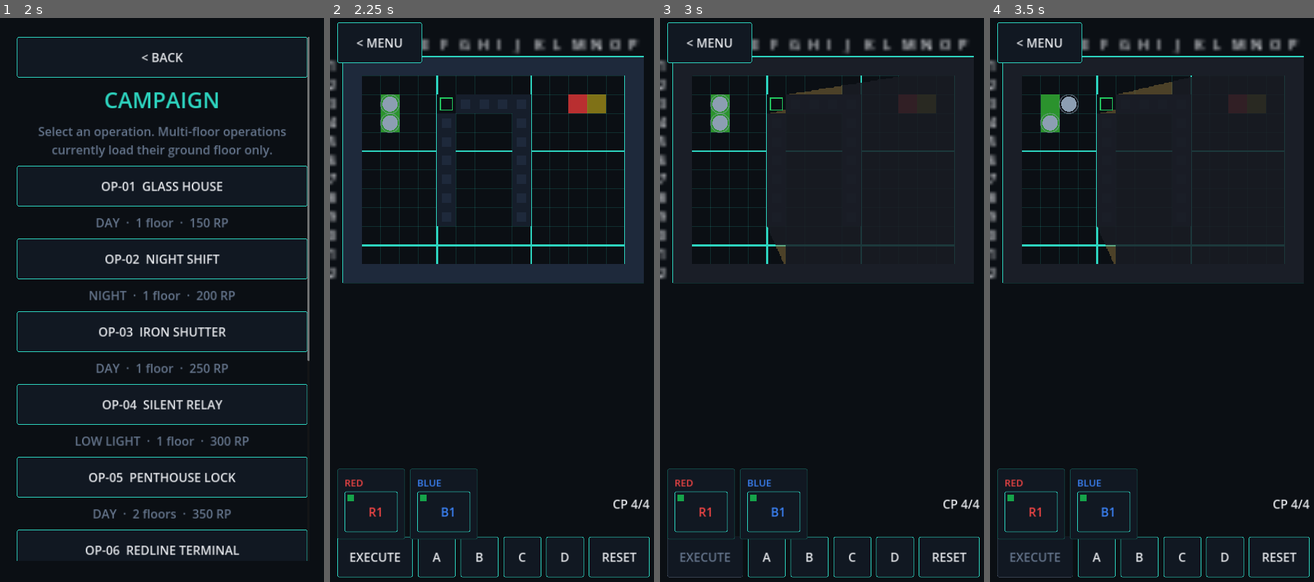
Above: before the commit, frames 1-4 (left to right).
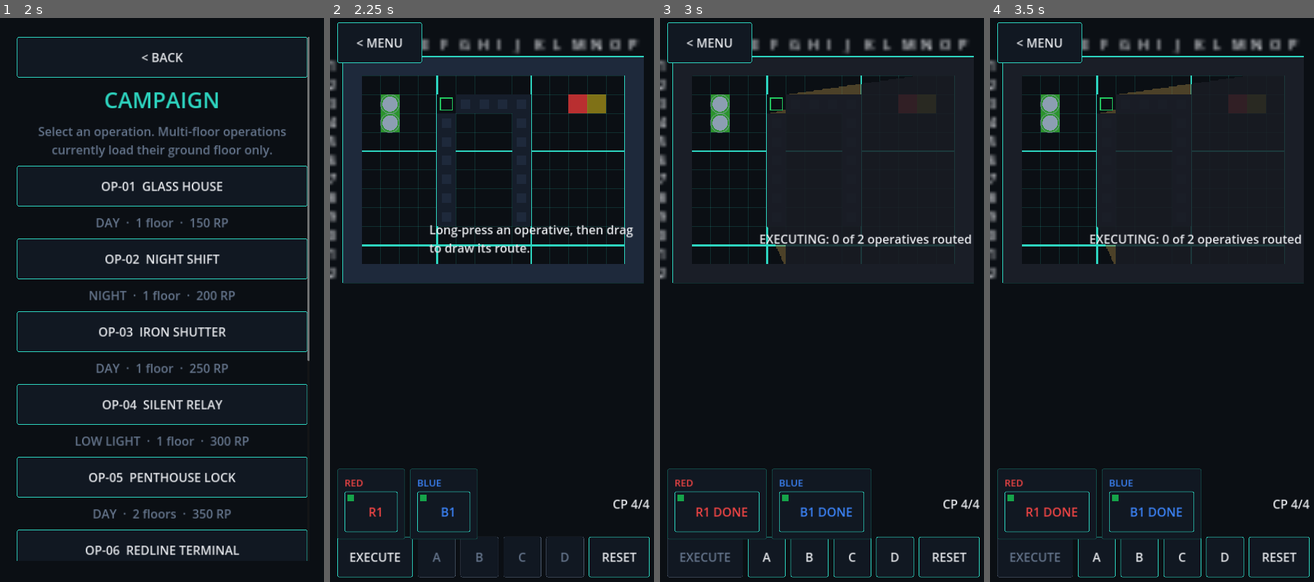
Above: after the commit, the same moments.

Repository: GhostMan612/TacPlanShooter
Game: Godot game, scene res://scenes/splash.tscn
Same seed, same stepped clock (60 frames per second), same inputs: the game is played once before the commit and once after it.
Inputs (mouse positions are in pixels of both pictures, inside the frame that each line leads up to):
- Up to frame 1 (2 s): tap Enter at 0.5 s; move the mouse to (236, 260) at 0.52 s; click (236, 260) at 0.67 s; click "CAMPAIGN" at 1.25 s
- Up to frame 2 (2.25 s): click "OP-01 GLASS HOUSE" at 2 s
- Up to frame 3 (3 s): click "EXECUTE" at 2.75 s
- Up to frame 4 (3.5 s): no input

Frame 1 is identical in both runs. In frame 2, 1.2% of the frame differs, in the area x 27-94%, y 36-100%; in frame 3, 1.8%; in frame 4, 2.1%, in the area x 11-97%, y 10-93%.

Commit message:
Step 4: drawn routes drive the sim; go-codes via the tick stream
Routes -> commands:
- New RoutePlanner turns committed waypoints into one MOVE_TO_CELL per
  orthogonally adjacent cell. Diagonal steps get an explicit corner cell
  (horizontal first, vertical if the horizontal is a wall, blocked if
  both are), longer gaps are bridged with A*, and the route is cut at
  the first non-door wall (reported as "ROUTE BLOCKED AT E04").
- PlanningRoot connects route_committed, stores per-operative plans,
  rebuilds the world from them, and draws the executable cell path in
  the squad colour. Operatives without a route hold position; the
  hard-coded demo plans are removed. Reset keeps routes.

Determinism / CQS:
- Go-Code buttons no longer call world.issue_go_code() from the UI
  handler. Presses are queued and drained in _physics_process into
  SimWorld.schedule_go_code(), which records {t: tick+1, code} in
  go_code_stream; step() issues entries at their tick. The stream is
  snapshotted, restored, cleared by setup() and pending entries hash.
- Consecutive MOVE_TO_CELL commands keep the movement remainder
  (move_carry) instead of dropping it at each cell, so per-cell routes
  run at full stance speed.

Phase rules: routing is locked and go-codes unlocked during execution;
the reverse while planning. A status line shows hints and route
results. AAR check ignores an empty roster.

Tests: determinism harness adds route_plan_adherence (executed cells ==
planned cells), route_plan_blocked, route_plan_corner_rule,
move_carry_continuity (per-cell == single move arrival tick) and
go_code_stream_replay (stream copy and snapshot restore hash equal);
scene_smoke drives route commit -> execute -> go-code -> reset through
the real PlanningRoot handlers.

Parse/test status: pending CI.

Co-Authored-By: Claude Opus 5.5 <noreply@anthropic.com>
Claude-Session: https://claude.ai/code/session_01LThroEepD3kexJZT783NWy

Diff:
--- a/scripts/planning/planning_controller.gd
+++ b/scripts/planning/planning_controller.gd
@@ -22,6 +22,8 @@
 var board := PlanBoard.new()
 var line_container: Node2D = null
 var mode := Mode.OBSERVATION
+var routing_enabled := true
+var op_colors := {}
 
 var _touches := {}
 var _press_time := {}
@@ -132,6 +134,8 @@
 
 
 func _try_begin_routing(idx: int, vp_pos: Vector2) -> void:
+	if not routing_enabled:
+		return
 	var world := _to_world(vp_pos)
 	var zoom_x: float = camera.zoom.x if camera != null else 1.0
 	var best: OperativeToken = null
@@ -191,10 +195,20 @@
 		_preview = _make_line(3.0, PREVIEW_COLOR)
 
 
+func show_route(op_id: int, pts: PackedVector2Array) -> void:
+	_line_for(op_id).points = pts
+
+
+func route_line(op_id: int) -> Line2D:
+	return _route_lines.get(op_id, null)
+
+
 func _line_for(op_id: int) -> Line2D:
 	if _route_lines.has(op_id):
 		return _route_lines[op_id]
-	var line := _make_line(2.0, COMMITTED_COLOR)
+	var color: Color = op_colors.get(op_id, COMMITTED_COLOR)
+	color.a = 0.85
+	var line := _make_line(2.0, color)
 	_route_lines[op_id] = line
 	return line
 
--- a/scripts/planning/planning_root.gd
+++ b/scripts/planning/planning_root.gd
@@ -21,8 +21,14 @@
 const OPERATIVE_COUNT := 2
 const GREYBOX_SOURCE := "greybox_default"
 
+const ROUTE_HINT := "Long-press an operative, then drag to draw its route."
+
 var squads := SquadConfig.new()
 var spawn_cells: Array[Vector2i] = []
+var plans := {}
+var route_cells := {}
+var _pending_go_codes: Array[StringName] = []
+var _status_label: Label = null
 var map_source := ""
 var _hud: HBoxContainer = null
 var _menu_button: Button = null
@@ -75,6 +81,9 @@
 	for child in get_children():
 		if child is OperativeToken:
 			controller.tokens.append(child as OperativeToken)
+	for i in range(spawn_cells.size()):
+		controller.op_colors[i] = PlanBoard.squad_color(SquadConfig.SQUADS[i % SquadConfig.SQUADS.size()])
+	controller.route_committed.connect(_on_route_committed)
 	add_child(controller)
 	get_viewport().size_changed.connect(_on_viewport_resized)
 	world = SimWorld.new()
@@ -112,6 +121,9 @@
 
 func _physics_process(_delta: float) -> void:
 	if world != null and SimClock.phase == SimClock.Phase.EXECUTION:
+		for code in _pending_go_codes:
+			world.schedule_go_code(code)
+		_pending_go_codes.clear()
 		world.step()
 		_sync_tokens()
 		_update_fog()
@@ -210,12 +222,20 @@
 	_reset_button.size_flags_stretch_ratio = 1.6
 	for b in [_execute_button, _alpha_button, _bravo_button, _charlie_button, _delta_button, _reset_button]:
 		_hud.add_child(b)
+	_status_label = Label.new()
+	_status_label.name = "Status"
+	_status_label.autowrap_mode = TextServer.AUTOWRAP_WORD_SMART
+	_status_label.vertical_alignment = VERTICAL_ALIGNMENT_CENTER
+	_status_label.mouse_filter = Control.MOUSE_FILTER_IGNORE
+	_status_label.text = ROUTE_HINT
+	_hud_canvas.add_child(_status_label)
+	_set_phase_controls(false)
 	squad_hud = SquadHud.new()
 	squad_hud.squads = squads
 	_hud_canvas.add_child(squad_hud)
 	squad_hud.apply_palette(_tm.palette())
 	squad_hud.refresh(world)
-	for c in [_menu_button, _hud, squad_hud]:
+	for c in [_menu_button, _hud, squad_hud, _status_label]:
 		(c as Control).theme = _tm.applied_theme
 	_place_hud()
 
@@ -231,6 +251,9 @@
 	if _menu_button != null:
 		_menu_button.position = Vector2(margin, 72.0)
 		_menu_button.size = Vector2(280.0, bar_h)
+	if _status_label != null:
+		_status_label.position = Vector2(margin * 2.0 + 280.0, 72.0)
+		_status_label.size = Vector2(vp.x - margin * 3.0 - 280.0, bar_h)
 	if squad_hud != null:
 		squad_hud.place(Rect2(Vector2(margin, vp.y - bar_h - margin * 2.0 - SquadHud.HEIGHT_PX), Vector2(vp.x - margin * 2.0, SquadHud.HEIGHT_PX)))
 
@@ -255,49 +278,96 @@
 func _on_execute_pressed() -> void:
 	if world == null or SimClock.phase != SimClock.Phase.PLANNING:
 		return
+	_pending_go_codes.clear()
 	SimClock.start_execution()
-	_execute_button.disabled = true
+	_set_phase_controls(true)
+	var routed := 0
+	for k in plans.keys():
+		if not (plans[k] as Array).is_empty():
+			routed += 1
+	_set_status("EXECUTING: %d of %d operatives routed" % [routed, spawn_cells.size()])
+
+
+func _queue_go_code(code: StringName) -> void:
+	if world == null or SimClock.phase != SimClock.Phase.EXECUTION:
+		return
+	if not _pending_go_codes.has(code):
+		_pending_go_codes.append(code)
+	_set_status("GO-CODE " + String(code).to_upper() + " sent")
 
 
 func _on_alpha_pressed() -> void:
-	if world != null:
-		world.issue_go_code(&"alpha")
-		print("[TacPlan] go_code issued: alpha")
+	_queue_go_code(&"alpha")
 
 
 func _on_bravo_pressed() -> void:
-	if world != null:
-		world.issue_go_code(&"bravo")
-		print("[TacPlan] go_code issued: bravo")
+	_queue_go_code(&"bravo")
 
 
 func _on_charlie_pressed() -> void:
-	if world != null:
-		world.issue_go_code(&"charlie")
-		print("[TacPlan] go_code issued: charlie")
+	_queue_go_code(&"charlie")
 
 
 func _on_delta_pressed() -> void:
-	if world != null:
-		world.issue_go_code(&"delta")
-		print("[TacPlan] go_code issued: delta")
+	_queue_go_code(&"delta")
 
 
 func _on_reset_pressed() -> void:
 	if world == null:
 		return
+	_pending_go_codes.clear()
+	SimClock.reset_to_planning()
+	_rebuild_world()
+	_set_phase_controls(false)
+	fog.reset_fog()
+	fog.visible = false
+	_set_status(ROUTE_HINT if plans.is_empty() else "RESET: routes kept, ready to execute")
+
+
+func _on_route_committed(op_id: int, waypoints: Array[Vector2i]) -> void:
+	if SimClock.phase != SimClock.Phase.PLANNING or op_id < 0 or op_id >= spawn_cells.size():
+		return
+	var start: Vector2i = spawn_cells[op_id]
+	var result := RoutePlanner.plan(map, start, waypoints)
+	var cells: Array[Vector2i] = result["cells"]
+	var commands: Array[AgentCommand] = result["commands"]
+	var blocked: Vector2i = result["blocked_at"]
+	plans[op_id] = commands
+	route_cells[op_id] = cells
+	controller.show_route(op_id, RoutePlanner.path_points_px(start, cells))
+	_rebuild_world()
+	var who := squad_hud.callsign(op_id) if squad_hud != null else "OP%d" % op_id
+	if blocked != RoutePlanner.NO_CELL:
+		_set_status("%s ROUTE BLOCKED AT %s%02d (%d cells kept)" % [who, MapRenderer.col_letter(blocked.x), blocked.y + 1, cells.size()])
+	else:
+		_set_status("%s ROUTE SET: %d cells" % [who, cells.size()])
+
+
+func _rebuild_world() -> void:
 	world.setup(map, DEV_SEED)
 	_populate_world()
-	SimClock.reset_to_planning()
-	_execute_button.disabled = false
-	fog.reset_fog()
 	_sync_tokens()
 	if squad_hud != null:
 		squad_hud.refresh(world)
 
 
+func _set_phase_controls(executing: bool) -> void:
+	if _execute_button != null:
+		_execute_button.disabled = executing
+	for b in [_alpha_button, _bravo_button, _charlie_button, _delta_button]:
+		if b != null:
+			(b as Button).disabled = not executing
+	if controller != null:
+		controller.routing_enabled = not executing
+
+
+func _set_status(msg: String) -> void:
+	if _status_label != null:
+		_status_label.text = msg
+
+
 func _maybe_aar() -> void:
-	if world == null:
+	if world == null or world.operatives.is_empty():
 		return
 	var all_down := true
 	for o in world.operatives:
@@ -310,44 +380,18 @@
 	aar.world = world
 	add_child(aar)
 	SimClock.reset_to_planning()
-	if _execute_button != null:
-		_execute_button.disabled = false
-	fog.reset_fog()
+	_set_phase_controls(false)
+	_set_status("ALL OPERATIVES DOWN")
 	_sync_tokens()
-
-
-func _demo_cmd_move(t: Vector2i) -> AgentCommand:
-	var c := AgentCommand.new()
-	c.command_type = AgentCommand.CommandType.MOVE_TO_CELL
-	c.target_cell = t
-	return c
-
-
-func _demo_cmd_stance(s: StringName) -> AgentCommand:
-	var c := AgentCommand.new()
-	c.command_type = AgentCommand.CommandType.SET_STANCE
-	c.stance_name = s
-	return c
-
-
-func _demo_cmd_wait(g: StringName) -> AgentCommand:
-	var c := AgentCommand.new()
-	c.command_type = AgentCommand.CommandType.WAIT_GO_CODE
-	c.go_code = g
-	return c
-
-
-func _demo_cmd_breach(t: Vector2i) -> AgentCommand:
-	var c := AgentCommand.new()
-	c.command_type = AgentCommand.CommandType.PERFORM_ACTION
-	c.target_cell = t
-	c.action_kind = AgentCommand.ActionKind.BREACH_CHARGE
-	return c
 
 
 func _populate_world() -> void:
 	for i in range(spawn_cells.size()):
-		world.add_operative(i, spawn_cells[i], demo_plan_for(i))
+		var plan: Array[AgentCommand] = []
+		if plans.has(i):
+			for cmd in plans[i]:
+				plan.append(cmd)
+		world.add_operative(i, spawn_cells[i], plan)
 
 
 static func spawn_cells_for(m: GreyboxMap, greybox: bool, count: int) -> Array[Vector2i]:
@@ -381,50 +425,3 @@
 				if out.size() < count and not out.has(n):
 					out.append(n)
 	return out
-
-
-func demo_plan_for(op_index: int) -> Array[AgentCommand]:
-	if map_source == GREYBOX_SOURCE:
-		return _demo_plan_op0() if op_index == 0 else _demo_plan_op1()
-	var plan: Array[AgentCommand] = []
-	var objective := _first_walkable(map.objectives)
-	var extraction := Vector2i(-1, -1)
-	for z in map.extraction_zones:
-		var cells: Array = z.get("cells", [])
-		if extraction.x < 0 and not cells.is_empty():
-			extraction = MapEditorValidator.cell_of(cells[0])
-	if op_index == 0:
-		plan.append(_demo_cmd_stance(&"cautious"))
-		if objective.x >= 0:
-			plan.append(_demo_cmd_move(objective))
-	else:
-		plan.append(_demo_cmd_wait(&"alpha"))
-		var goal := extraction if extraction.x >= 0 else objective
-		if goal.x >= 0:
-			plan.append(_demo_cmd_move(goal))
-	return plan
-
-
-func _first_walkable(entries: Array) -> Vector2i:
-	for e in entries:
-		var c := MapEditorValidator.cell_of(e)
-		if map.in_bounds(c) and not map.is_solid(c):
-			return c
-	return Vector2i(-1, -1)
-
-
-func _demo_plan_op0() -> Array[AgentCommand]:
-	return [
-		_demo_cmd_move(Vector2i(7, 2)),
-		_demo_cmd_stance(&"cautious"),
-		_demo_cmd_move(Vector2i(7, 4)),
-	]
-
-
-func _demo_plan_op1() -> Array[AgentCommand]:
-	return [
-		_demo_cmd_move(Vector2i(13, 6)),
-		_demo_cmd_breach(Vector2i(8, 6)),
-		_demo_cmd_wait(&"alpha"),
-		_demo_cmd_move(Vector2i(2, 6)),
-	]
--- /dev/null
+++ b/scripts/planning/route_planner.gd
@@ -0,0 +1,77 @@
+# ============================================================
+# As Above, So Below. As Within, So Without.
+# The Future Dictates the Past and the Past is Always Present.
+# ============================================================
+class_name RoutePlanner
+extends RefCounted
+
+
+const NO_CELL := Vector2i(-1, -1)
+
+
+static func walkable(m: GreyboxMap, c: Vector2i) -> bool:
+	if not m.in_bounds(c):
+		return false
+	return m.door_cells.has(c) or not m.solid_cells.has(c)
+
+
+static func plan(m: GreyboxMap, start: Vector2i, waypoints: Array[Vector2i]) -> Dictionary:
+	var cells: Array[Vector2i] = []
+	var blocked := NO_CELL
+	var prev := start
+	for c in waypoints:
+		if c == prev or (not cells.is_empty() and c == cells[cells.size() - 1]):
+			continue
+		var step_cells := _connect(m, prev, c)
+		if step_cells.is_empty():
+			blocked = c
+			break
+		for sc in step_cells:
+			cells.append(sc)
+		prev = c
+	var commands: Array[AgentCommand] = []
+	for c in cells:
+		commands.append(move_cmd(c))
+	return {"cells": cells, "commands": commands, "blocked_at": blocked}
+
+
+static func _connect(m: GreyboxMap, a: Vector2i, b: Vector2i) -> Array[Vector2i]:
+	var out: Array[Vector2i] = []
+	if not walkable(m, b):
+		return out
+	var d := b - a
+	if absi(d.x) + absi(d.y) == 1:
+		out.append(b)
+		return out
+	if absi(d.x) == 1 and absi(d.y) == 1:
+		var horizontal := Vector2i(b.x, a.y)
+		var vertical := Vector2i(a.x, b.y)
+		if walkable(m, horizontal):
+			out.append(horizontal)
+		elif walkable(m, vertical):
+			out.append(vertical)
+		else:
+			return out
+		out.append(b)
+		return out
+	var path := GridPathfinder.find_path(m, a, b)
+	if path.size() < 2:
+		return out
+	for i in range(1, path.size()):
+		out.append(path[i])
+	return out
+
+
+static func path_points_px(start: Vector2i, cells: Array[Vector2i]) -> PackedVector2Array:
+	var pts := PackedVector2Array()
+	pts.append(GridUtil.cell_center_px(start))
+	for c in cells:
+		pts.append(GridUtil.cell_center_px(c))
+	return pts
+
+
+static func move_cmd(c: Vector2i) -> AgentCommand:
+	var cmd := AgentCommand.new()
+	cmd.command_type = AgentCommand.CommandType.MOVE_TO_CELL
+	cmd.target_cell = c
+	return cmd
--- a/scripts/sim/sim_world.gd
+++ b/scripts/sim/sim_world.gd
@@ -11,6 +11,7 @@
 var rng := RandomNumberGenerator.new()
 var tick := 0
 var go_codes_issued := {}
+var go_code_stream: Array[Dictionary] = []
 var operatives: Array[SimOperative] = []
 var pending: Array[Dictionary] = []
 var entities: Array[SimEntity] = []
@@ -33,6 +34,7 @@
 	rng.seed = seed_value
 	tick = 0
 	go_codes_issued.clear()
+	go_code_stream.clear()
 	operatives.clear()
 	pending.clear()
 	journal.clear()
@@ -93,6 +95,16 @@
 				o.pos += oc.move_dir.normalized() * SimConstants.BASE_SPEED_CELLS_PER_SEC * o.speed_cells_per_sec() * (1.0 / 60.0)
 
 
+func schedule_go_code(code: StringName) -> void:
+	go_code_stream.append({"t": tick + 1, "code": String(code)})
+
+
+func _process_go_code_stream() -> void:
+	for e in go_code_stream:
+		if int(e["t"]) == tick:
+			issue_go_code(StringName(String(e["code"])))
+
+
 func issue_go_code(code: StringName) -> void:
 	if go_codes_issued.has(code):
 		return
@@ -110,6 +122,7 @@
 
 func step() -> void:
 	tick += 1
+	_process_go_code_stream()
 	ai.step_all()
 	ai.update_threats(self)
 	if tapin_player_cooldown > 0:
@@ -197,6 +210,7 @@
 		"operatives": ops_arr,
 		"journal": journal.duplicate(true),
 		"entity_seq": entity_seq,
+		"go_code_stream": go_code_stream.duplicate(true),
 		"tapin_points": tapin_points,
 		"tapin_player_cooldown": tapin_player_cooldown,
 		"tapin_unit_cooldowns": _int_dict_pairs(tapin_unit_cooldowns),
@@ -247,6 +261,9 @@
 	for od in d.get("override_stream", []):
 		override_stream.append(OverrideCommand.from_dict(od))
 	entity_seq = int(d.get("entity_seq", entities.size()))
+	go_code_stream.clear()
+	for g in d.get("go_code_stream", []):
+		go_code_stream.append({"t": int(g["t"]), "code": String(g["code"])})
 	tapin_points = int(d.get("tapin_points", SimConstants.TAPIN_COMMAND_POINTS_MAX))
 	tapin_player_cooldown = int(d.get("tapin_player_cooldown", 0))
 	tapin_unit_cooldowns = _pairs_to_int_dict(d.get("tapin_unit_cooldowns", []))
@@ -306,6 +323,9 @@
 		gc.append(String(k))
 	gc.sort()
 	parts.append("G" + ";".join(gc))
+	for g in go_code_stream:
+		if int(g["t"]) > tick:
+			parts.append("Q%d:%s" % [int(g["t"]), String(g["code"])])
 	for e in pending:
 		parts.append("P" + _canon(e))
 	var ent_parts := PackedStringArray()
@@ -452,9 +472,10 @@
 			o.facing_deg = rad_to_deg(heading.angle())
 	if committed and o.path_index >= o.active_path.size() - 1:
 		o.active_path = PackedVector2Array()
-		o.move_carry = 0.0
 		journal.append({"t": tick, "ev": &"move_end", "op": o.id, "px": o.pos.x, "py": o.pos.y})
 		o.queue.advance_cursor()
+		var nxt := o.queue.peek_next()
+		o.move_carry = remaining if nxt != null and nxt.command_type == AgentCommand.CommandType.MOVE_TO_CELL else 0.0
 	if committed:
 		_check_collision(o)
 
--- a/tests/determinism_harness.gd
+++ b/tests/determinism_harness.gd
@@ -27,6 +27,11 @@
 	failures += _test_visibility_sweepline_ioi()
 	failures += _test_visibility_west_corner_wrap()
 	failures += _test_wall_faces_occlude()
+	failures += _test_route_plan_adherence()
+	failures += _test_route_plan_blocked()
+	failures += _test_route_plan_corner_rule()
+	failures += _test_move_carry_continuity()
+	failures += _test_go_code_stream_replay()
 	failures += _test_delta_go_code()
 	failures += _test_team_modes()
 	failures += _test_override_replay()
@@ -844,3 +849,132 @@
 	ok = ok and not Geometry2D.is_point_in_polygon(Vector2(10.5, 3.5), open_poly)
 	print("[HARNESS] wall_faces_occlude %s (segs=%d closed=%d open=%d)" % ["PASS" if ok else "FAIL", segs.size(), closed_poly.size(), open_poly.size()])
 	return 0 if ok else 1
+
+
+func _run_until_done(w: SimWorld, budget: int) -> Array[Vector2i]:
+	var visited: Array[Vector2i] = [GridUtil.cell_of(w.operatives[0].pos)]
+	for i in range(budget):
+		w.step()
+		var c := GridUtil.cell_of(w.operatives[0].pos)
+		if c != visited[visited.size() - 1]:
+			visited.append(c)
+		var all_done := true
+		for o in w.operatives:
+			if not o.done and not o.halted:
+				all_done = false
+		if all_done:
+			break
+	return visited
+
+
+func _test_route_plan_adherence() -> int:
+	var m := GreyboxMap.build_default()
+	var start := Vector2i(2, 2)
+	var waypoints: Array[Vector2i] = [Vector2i(2, 2), Vector2i(3, 2), Vector2i(4, 3), Vector2i(5, 4), Vector2i(5, 5), Vector2i(6, 7), Vector2i(4, 9)]
+	var res := RoutePlanner.plan(m, start, waypoints)
+	var cells: Array[Vector2i] = res["cells"]
+	var commands: Array[AgentCommand] = res["commands"]
+	var w := SimWorld.new()
+	w.setup(m, 21)
+	w.add_operative(0, start, commands)
+	var visited := _run_until_done(w, TICK_BUDGET)
+	var expected: Array[Vector2i] = [start]
+	for c in cells:
+		expected.append(c)
+	var ok: bool = res["blocked_at"] == RoutePlanner.NO_CELL and commands.size() == cells.size()
+	ok = ok and visited == expected and w.operatives[0].done and not w.operatives[0].halted
+	for i in range(1, expected.size()):
+		var d := expected[i] - expected[i - 1]
+		ok = ok and absi(d.x) + absi(d.y) == 1
+	print("[HARNESS] route_plan_adherence %s (cells=%d visited=%d tick=%d)" % ["PASS" if ok else "FAIL", cells.size(), visited.size(), w.tick])
+	return 0 if ok else 1
+
+
+func _test_route_plan_blocked() -> int:
+	var m := GreyboxMap.build_default()
+	var waypoints: Array[Vector2i] = [Vector2i(6, 3), Vector2i(7, 3), Vector2i(8, 3), Vector2i(9, 3), Vector2i(10, 3)]
+	var res := RoutePlanner.plan(m, Vector2i(5, 3), waypoints)
+	var cells: Array[Vector2i] = res["cells"]
+	var ok: bool = res["blocked_at"] == Vector2i(8, 3)
+	ok = ok and cells == [Vector2i(6, 3), Vector2i(7, 3)]
+	var through_door: Array[Vector2i] = [Vector2i(7, 6), Vector2i(8, 6), Vector2i(9, 6)]
+	var door_res := RoutePlanner.plan(m, Vector2i(6, 6), through_door)
+	var door_cells: Array[Vector2i] = door_res["cells"]
+	ok = ok and door_res["blocked_at"] == RoutePlanner.NO_CELL and door_cells.size() == 3
+	print("[HARNESS] route_plan_blocked %s (kept=%d)" % ["PASS" if ok else "FAIL", cells.size()])
+	return 0 if ok else 1
+
+
+func _test_route_plan_corner_rule() -> int:
+	var m := GreyboxMap.build_default()
+	m.solid_cells[Vector2i(3, 4)] = true
+	var diag: Array[Vector2i] = [Vector2i(3, 5)]
+	var res := RoutePlanner.plan(m, Vector2i(2, 4), diag)
+	var cells: Array[Vector2i] = res["cells"]
+	var ok := cells == [Vector2i(2, 5), Vector2i(3, 5)]
+	var diag_open: Array[Vector2i] = [Vector2i(5, 3)]
+	var open_res := RoutePlanner.plan(m, Vector2i(4, 2), diag_open)
+	var open_cells: Array[Vector2i] = open_res["cells"]
+	ok = ok and open_cells == [Vector2i(5, 2), Vector2i(5, 3)]
+	m.solid_cells[Vector2i(2, 5)] = true
+	var boxed := RoutePlanner.plan(m, Vector2i(2, 4), diag)
+	var boxed_cells: Array[Vector2i] = boxed["cells"]
+	ok = ok and boxed["blocked_at"] == Vector2i(3, 5) and boxed_cells.is_empty()
+	print("[HARNESS] route_plan_corner_rule %s" % ("PASS" if ok else "FAIL"))
+	return 0 if ok else 1
+
+
+func _test_move_carry_continuity() -> int:
+	var m := GreyboxMap.build_default()
+	var single := SimWorld.new()
+	single.setup(m, 3)
+	var one: Array[AgentCommand] = [_cmd_stance(&"blitz"), _cmd_move(Vector2i(7, 2))]
+	single.add_operative(0, Vector2i(2, 2), one)
+	_run_until_done(single, TICK_BUDGET)
+	var stepped := SimWorld.new()
+	stepped.setup(GreyboxMap.build_default(), 3)
+	var many: Array[AgentCommand] = [_cmd_stance(&"blitz")]
+	for x in range(3, 8):
+		many.append(_cmd_move(Vector2i(x, 2)))
+	stepped.add_operative(0, Vector2i(2, 2), many)
+	_run_until_done(stepped, TICK_BUDGET)
+	var ok := single.operatives[0].done and stepped.operatives[0].done
+	ok = ok and absi(single.tick - stepped.tick) <= 1
+	ok = ok and single.operatives[0].pos.distance_to(stepped.operatives[0].pos) < 0.0001
+	print("[HARNESS] move_carry_continuity %s (single=%d stepped=%d)" % ["PASS" if ok else "FAIL", single.tick, stepped.tick])
+	return 0 if ok else 1
+
+
+func _test_go_code_stream_replay() -> int:
+	var plan: Array[AgentCommand] = [_cmd_wait(&"alpha"), _cmd_move(Vector2i(5, 2))]
+	var a := SimWorld.new()
+	a.setup(GreyboxMap.build_default(), 9)
+	a.add_operative(0, Vector2i(2, 2), plan)
+	for i in range(20):
+		a.step()
+	var waiting := not a.operatives[0].done and a.operatives[0].pos.distance_to(Vector2(2.5, 2.5)) < 0.0001
+	var hash_before := a.state_hash()
+	a.schedule_go_code(&"alpha")
+	var pending_hash_differs := a.state_hash() != hash_before
+	var snap := a.snapshot_data()
+	for i in range(200):
+		a.step()
+	var b := SimWorld.new()
+	b.setup(GreyboxMap.build_default(), 9)
+	b.add_operative(0, Vector2i(2, 2), plan)
+	b.go_code_stream = a.go_code_stream.duplicate(true)
+	for i in range(220):
+		b.step()
+	var c := SimWorld.new()
+	c.restore_from_data(snap)
+	for i in range(200):
+		c.step()
+	var ok := waiting and a.operatives[0].done and a.go_codes_issued.has(&"alpha")
+	ok = ok and a.state_hash() == b.state_hash() and a.state_hash() == c.state_hash()
+	var released := -1
+	for e in a.journal:
+		if StringName(e["ev"]) == &"go_issued":
+			released = int(e["t"])
+	ok = ok and released == 21 and pending_hash_differs
+	print("[HARNESS] go_code_stream_replay %s (issued_tick=%d)" % ["PASS" if ok else "FAIL", released])
+	return 0 if ok else 1
--- a/tests/scene_smoke.gd
+++ b/tests/scene_smoke.gd
@@ -40,7 +40,7 @@
 		for i in range(4):
 			await get_tree().process_frame
 		_check(inst.get_child_count() > 0, "builds children " + path)
-		_inspect(path, inst)
+		await _inspect(path, inst)
 		get_tree().root.remove_child(inst)
 		inst.queue_free()
 		await get_tree().process_frame
@@ -78,7 +78,7 @@
 	elif inst is MapEditorScreen:
 		_inspect_editor(inst as MapEditorScreen)
 	elif inst is PlanningRoot:
-		_inspect_planning(inst as PlanningRoot)
+		await _inspect_planning(inst as PlanningRoot)
 
 
 func _inspect_editor(ed: MapEditorScreen) -> void:
@@ -108,3 +108,22 @@
 	_check(not bar.intersects(hud), "squad hud does not cover the action bar")
 	_check(pr.squad_hud.mouse_filter == Control.MOUSE_FILTER_IGNORE, "squad hud root ignores input")
 	_check(pr._execute_button.get_global_rect().size.y >= float(ThemeManager.TOUCH_MIN_STANDARD) - 1.0, "execute button touch height")
+	_check(pr._alpha_button.disabled and pr.controller.routing_enabled, "go-codes locked and routing open while planning")
+	var start: Vector2i = pr.spawn_cells[0]
+	var step_x := Vector2i(1, 0) if RoutePlanner.walkable(pr.map, start + Vector2i(1, 0)) else Vector2i(0, 1)
+	var wps: Array[Vector2i] = [start, start + step_x, start + step_x * 2]
+	pr._on_route_committed(0, wps)
+	var queued: int = pr.world.operatives[0].queue.commands.size()
+	_check(queued >= 1, "drawn route reaches the sim queue (%d commands)" % queued)
+	var line := pr.controller.route_line(0)
+	_check(line != null and line.points.size() == queued + 1, "committed route line matches the executable cells")
+	pr._on_execute_pressed()
+	_check(SimClock.phase == SimClock.Phase.EXECUTION and not pr._alpha_button.disabled and not pr.controller.routing_enabled, "execute unlocks go-codes and locks routing")
+	pr._on_alpha_pressed()
+	for i in range(40):
+		await get_tree().physics_frame
+	_check(pr.world.tick > 0 and GridUtil.cell_of(pr.world.operatives[0].pos) != start, "operative moves along the drawn route")
+	_check(pr.world.go_codes_issued.has(&"alpha"), "go-code button reaches the sim via the tick stream")
+	pr._on_reset_pressed()
+	_check(SimClock.phase == SimClock.Phase.PLANNING and pr.world.tick == 0, "reset returns to planning")
+	_check(GridUtil.cell_of(pr.world.operatives[0].pos) == start and pr.world.operatives[0].queue.commands.size() == queued, "reset keeps the route and restores the spawn")
